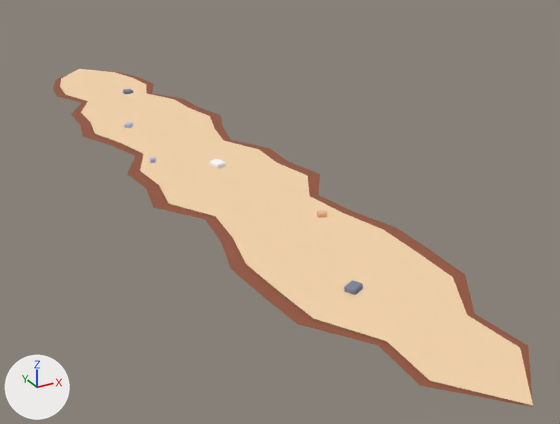
Two versions of the glTF model public/assets/toycar/set-wash-bed.glb, one commit apart.
Both versions are drawn from a 50 mm lens placed at (-12.1, -29.0, 11.3), pointed at (2.2, -2.9, -1.7). Arrows for +X, +Y and +Z are at lower left; the lights stay in place. The picture after the commit comes second. Vertices at exactly the same position are counted once.

The first picture shows 'bed'.
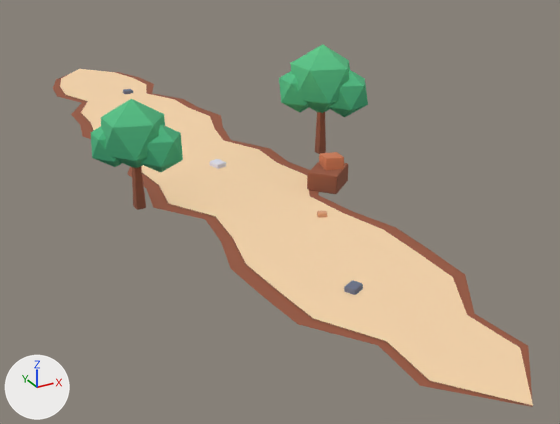
Boxes [x1, y1, x2, y2] around the edits, measured in the pictures (560 x 424 px):
'bed', reshaped (7% taller)
    before: [53, 69, 533, 407]
    after: [53, 44, 533, 407]
part 1 of me_bed, added (green)
    after: [290, 44, 350, 113]
part 2 of me_bed, added (green)
    after: [328, 69, 368, 117]
part 3 of me_bed, added (green)
    after: [279, 71, 309, 112]
part 4 of me_bed, added (green)
    after: [101, 99, 165, 168]
part 5 of me_bed, added (green)
    after: [140, 124, 183, 172]
part 6 of me_bed, added (green)
    after: [91, 126, 122, 167]
part 7 of me_bed, added (brown)
    after: [307, 162, 348, 194]
part 8 of me_bed, added
    after: [319, 152, 344, 170]
part 9 of me_bed, added
    after: [315, 112, 326, 154]
part 10 of me_bed, added (brown)
    after: [132, 167, 146, 210]
part 11 of me_bed, surface changed
    both: [93, 87, 364, 294]

Edits to the bpy script that builds the scene:
```text
Change me_bed:
    used by ob_bed; location = (0.0, 0.0, 0.0)
    remove me_bed.from_pydata(...)  # 224 vertices, 340 faces; spans x -3.6..3.6, y -19.0..19.0, z -0.1..0.3
    add me_bed.from_pydata(...)  # 392 vertices, 636 faces; spans x -5.4..6.8, y -19.0..19.0, z -0.1..4.8
    me_bed part 1: a new loose piece, an icosphere of 20 faces spanning x 3.7..6.3, y -2.8..-0.2, z 1.8..4.8, in mat_colormap (picture img_colormap_png)
    me_bed part 2: a new loose piece, an icosphere of 20 faces spanning x 4.9..6.8, y -3.0..-1.2, z 1.6..3.8, in mat_colormap (picture img_colormap_png)
    me_bed part 3: a new loose piece, an icosphere of 20 faces spanning x 3.3..5.2, y -1.8..-0.1, z 1.8..3.8, in mat_colormap (picture img_colormap_png)
    me_bed part 4: a new loose piece, an icosphere of 20 faces spanning x -5.2..-2.8, y -4.6..-2.4, z 1.5..4.1, in mat_colormap (picture img_colormap_png)
    me_bed part 5: a new loose piece, an icosphere of 20 faces spanning x -4.1..-2.4, y -4.8..-3.2, z 1.4..3.3, in mat_colormap (picture img_colormap_png)
    me_bed part 6: a new loose piece, an icosphere of 20 faces spanning x -5.4..-3.9, y -3.8..-2.3, z 1.5..3.3, in mat_colormap (picture img_colormap_png)
    me_bed part 7: the loose piece of 24 vertices spanning x 0.0..0.6, y -1.3..-0.7, z -0.1..0.3 is copied, and the copy is turned -63 degrees about the z axis through its middle and scaled by 2.74, then moved by (2.9, -4.0, 0.3); it spans x 2.3..4.1, y -5.9..-4.1, z 0.0..0.8
    me_bed part 8: the loose piece of 24 vertices spanning x -0.9..-0.3, y -12.8..-12.2, z -0.1..0.2 is copied, and the copy is multiplied about its middle by the matrix ((-1.303, 1.463, 0.063), (-1.449, -1.3, 0.226), (0.21, 0.104, 1.946)), then moved by (4.0, 7.6, 0.8); it spans x 2.9..3.9, y -5.4..-4.4, z 0.6..1.3
    me_bed part 9: a new loose piece of 24 vertices spanning x 4.8..5.2, y -1.7..-1.3, z 0.0..2.6, in mat_colormap (picture img_colormap_png)
    me_bed part 10: a new loose piece of 24 vertices spanning x -4.2..-3.8, y -3.7..-3.3, z 0.0..2.3, in mat_colormap (picture img_colormap_png)
    me_bed part 11: 254 kept faces spanning x -3.0..3.0, y -19.0..19.0, z -0.1..0.3 get new texture (UV) coordinates
```
